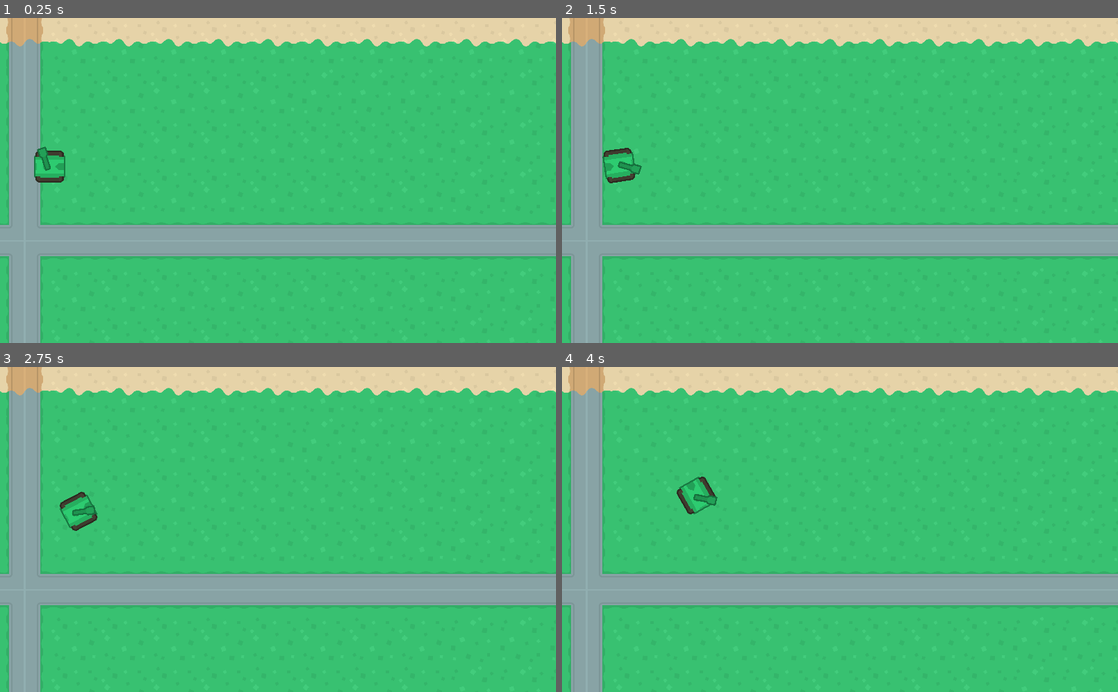
Above: before the commit, frames 1-4 (two rows, left to right).
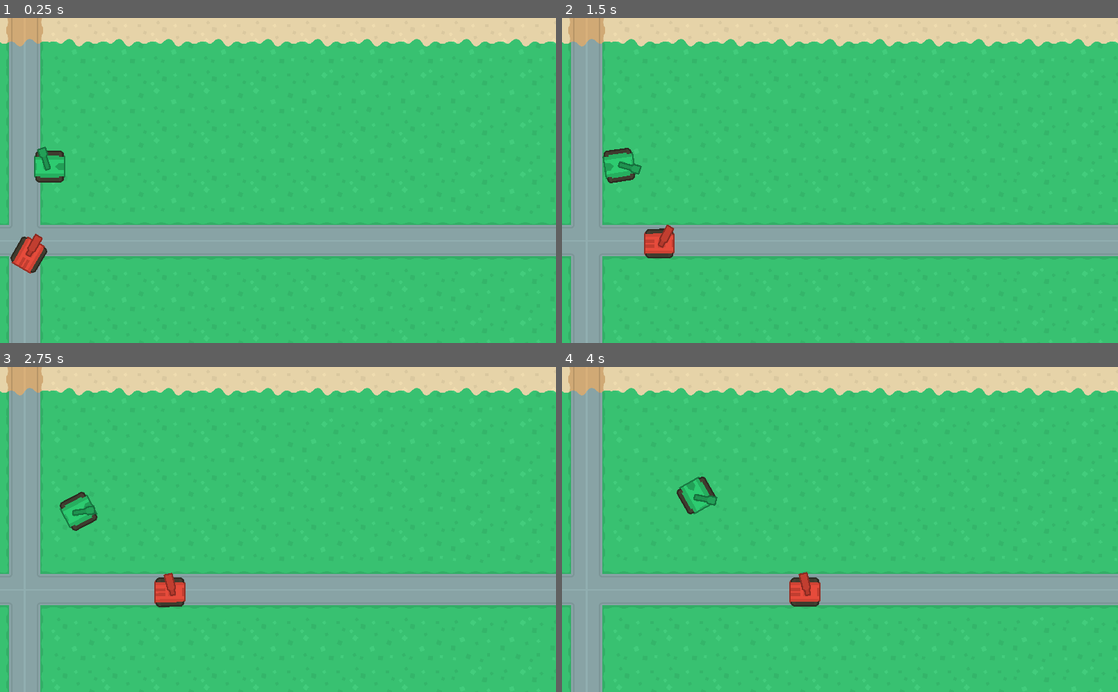
Above: after the commit, the same moments.

Repository: 20015jjw/godot_tank_tutorial
Game: Godot game, scene res://maps/Map01.tscn
Same seed, same stepped clock (60 frames per second), same inputs: the game is played once before the commit and once after it. The project has no main scene, so this scene is started directly.
Inputs (mouse positions are in pixels of both pictures, inside the frame that each line leads up to):
- Up to frame 1 (0.25 s): no input
- Up to frame 2 (1.5 s): move the mouse to (962, 164) at 0.52 s; hold D (turn_right) 0.53-1.28 s; move the mouse to (728, 196) at 1.27 s; hold S (back) from 1.28 s (still down)
- Up to frame 3 (2.75 s): move the mouse to (333, 458) at 2.02 s; release S (back) at 2.03 s; hold D (turn_right) from 2.03 s (still down)
- Up to frame 4 (4 s): move the mouse to (812, 594) at 2.77 s; release D (turn_right) at 2.78 s; hold W (forward) 2.78-3.53 s; move the mouse to (1006, 578) at 3.52 s; hold A (turn_left) from 3.53 s (still down)

The runs differ from the first frame. In frame 1, 0.5% of the frame differs, in the area x 1-9%, y 66-79%; in frame 2, 0.5%; in frame 3, 0.5%; in frame 4, 0.5%.

Commit message:
part 3: add enemy tank's ability to aim

Diff:
--- a/maps/Map01.tscn
+++ b/maps/Map01.tscn
@@ -1,8 +1,14 @@
-[gd_scene load_steps=4 format=2]
+[gd_scene load_steps=6 format=2]
 
 [ext_resource path="res://terrain/terrian_tiles.tres" type="TileSet" id=1]
 [ext_resource path="res://tanks/Player.tscn" type="PackedScene" id=2]
 [ext_resource path="res://maps/Map.gd" type="Script" id=3]
+[ext_resource path="res://tanks/EnemyTank.tscn" type="PackedScene" id=4]
+
+[sub_resource type="Curve2D" id=1]
+_data = {
+"points": PoolVector2Array( 0, 73.826, 0, -73.826, -70.1577, 237.272, 0, 0, 0, 0, -1.61932, 172.23, 0, 0, 0, 0, 873.757, 168.604, -0.52379, -54.4742, 0.52379, 54.4742, 923.198, 215.621, 0, 0, 0, 0, 924.056, 636.862, 46.6173, -0.52379, -46.6173, 0.52379, 882.676, 679.289, 84.854, 0, -84.854, 0, 0.0899658, 678.765, 0, 0, 0, 0, -70.0979, 591.816, 0, 0, 0, 0, -70.1577, 237.272 )
+}
 
 [node name="Map01" type="Node2D"]
 script = ExtResource( 3 )
@@ -14,3 +20,16 @@
 tile_data = PoolIntArray( -131073, 37, 0, -196608, 17, 0, -196607, 17, 0, -196606, 17, 0, -196605, 17, 0, -196604, 17,  …(2007 unchanged characters)…
 
 [node name="Player" parent="." instance=ExtResource( 2 )]
+
+[node name="Paths" type="Node2D" parent="."]
+
+[node name="Path2D" type="Path2D" parent="Paths"]
+position = Vector2( 8.03186, 27.0224 )
+curve = SubResource( 1 )
+
+[node name="PathFollow2D" type="PathFollow2D" parent="Paths/Path2D"]
+position = Vector2( -70.1577, 237.272 )
+rotation = -1.55289
+
+[node name="EnemyTank" parent="Paths/Path2D/PathFollow2D" instance=ExtResource( 4 )]
+detect_radius = 250
--- /dev/null
+++ b/tanks/EnemyTank.gd
@@ -0,0 +1,36 @@
+extends "res://tanks/Tank.gd"
+
+onready var parent = get_parent()
+
+export (float) var turret_speed
+export (int) var detect_radius
+
+var target = null
+
+func _ready():
+	$DetectRadius/CollisionShape2D.shape.radius = detect_radius
+
+func control(delta):
+	if parent is PathFollow2D:
+		parent.set_offset(parent.get_offset() + speed * delta)
+		position = Vector2()
+	else:
+		# other movement code
+		pass
+
+func _process(delta):
+	if target:
+		var target_dir = (target.global_position - global_position).normalized()
+		var current_dir = Vector2(1, 0).rotated($Turret.global_rotation)
+		$Turret.global_rotation = \
+			current_dir.linear_interpolate(target_dir, turret_speed * delta) \
+					   .angle()
+
+func _on_DetectRadius_body_entered(body):
+	if body.name == "Player":
+		target = body
+
+
+func _on_DetectRadius_body_exited(body):
+	if body.name == "Player":
+		target = null
--- /dev/null
+++ b/tanks/EnemyTank.tscn
@@ -0,0 +1,40 @@
+[gd_scene load_steps=6 format=2]
+
+[ext_resource path="res://assets/onlyObjects_retina_rotated.png" type="Texture" id=1]
+[ext_resource path="res://tanks/Tank.tscn" type="PackedScene" id=2]
+[ext_resource path="res://tanks/EnemyTank.gd" type="Script" id=3]
+
+[sub_resource type="RectangleShape2D" id=1]
+extents = Vector2( 37.591, 34.4255 )
+
+[sub_resource type="CircleShape2D" id=2]
+radius = 292.706
+
+[node name="EnemyTank" instance=ExtResource( 2 )]
+script = ExtResource( 3 )
+speed = 150
+gun_cooldown = 0.5
+health = 100
+turret_speed = 1.0
+
+[node name="Body" parent="." index="0"]
+texture = ExtResource( 1 )
+region_enabled = true
+region_rect = Rect2( 268, 186, 80, 76 )
+
+[node name="CollisionShape2D" parent="." index="1"]
+shape = SubResource( 1 )
+
+[node name="Turret" parent="." index="2"]
+position = Vector2( 6, 0 )
+texture = ExtResource( 1 )
+offset = Vector2( 20, 0 )
+region_enabled = true
+region_rect = Rect2( 371, 14, 60, 24 )
+
+[node name="DetectRadius" type="Area2D" parent="." index="4"]
+
+[node name="CollisionShape2D" type="CollisionShape2D" parent="DetectRadius" index="0"]
+shape = SubResource( 2 )
+[connection signal="body_entered" from="DetectRadius" to="." method="_on_DetectRadius_body_entered"]
+[connection signal="body_exited" from="DetectRadius" to="." method="_on_DetectRadius_body_exited"]
